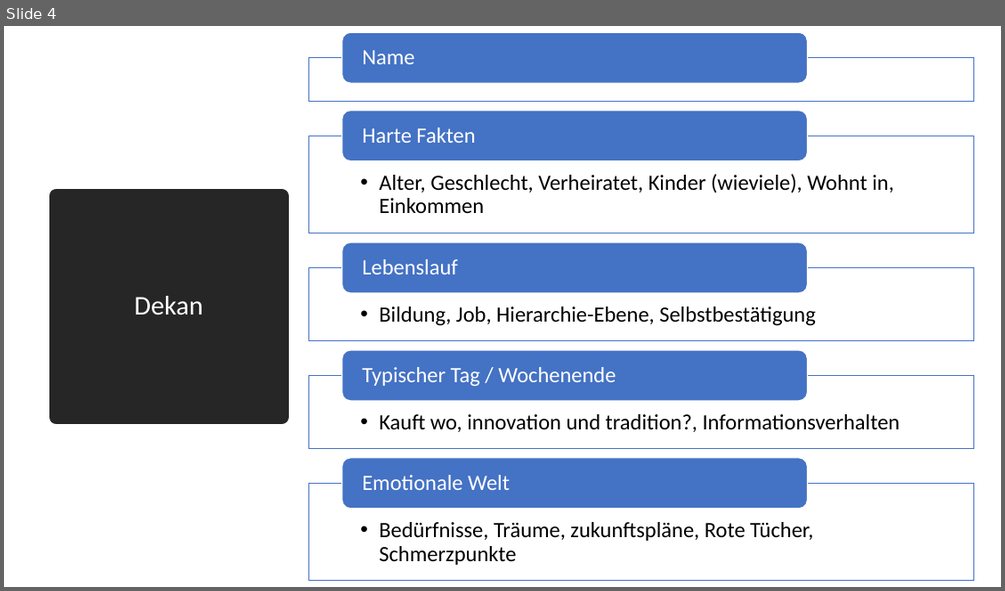
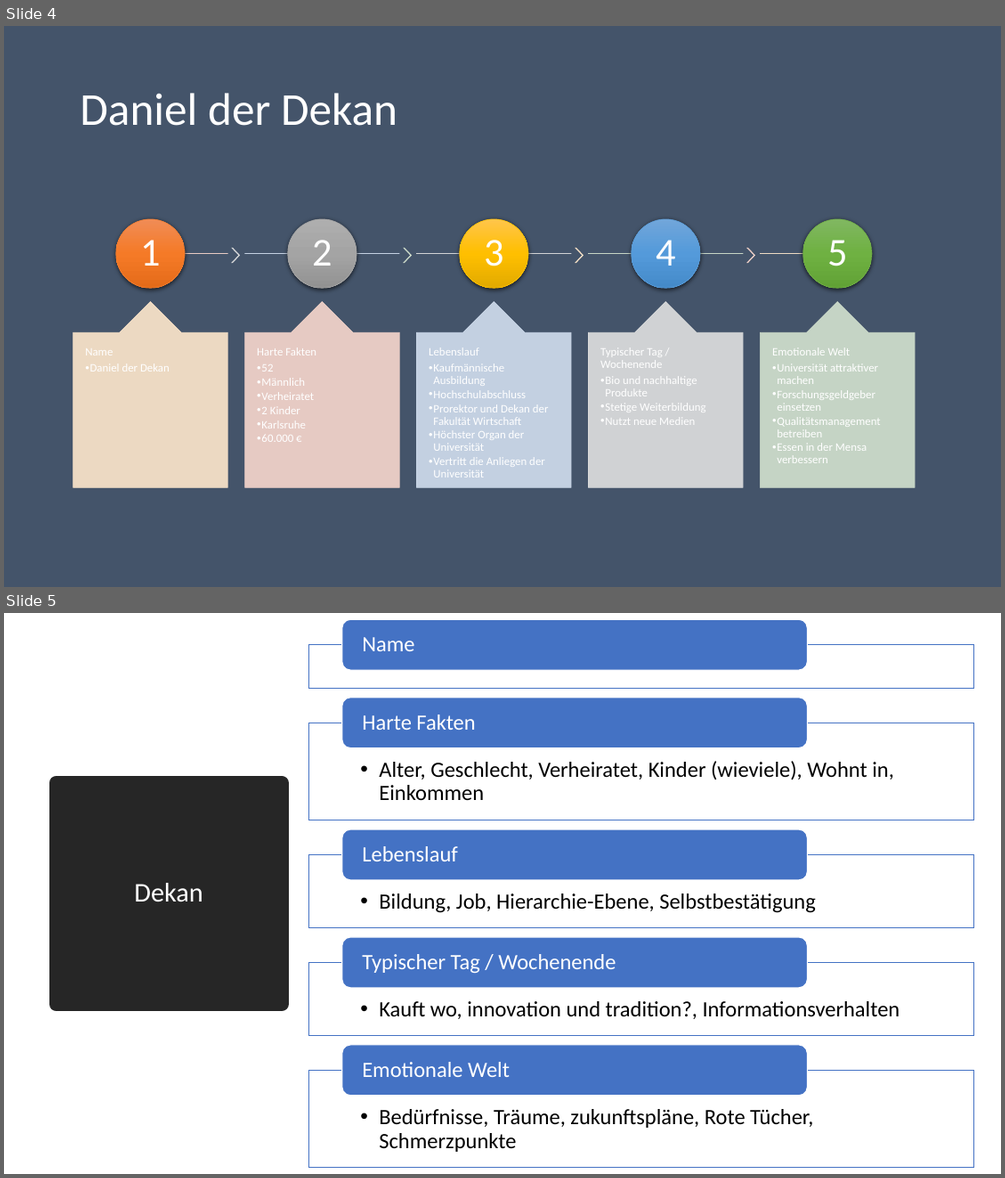
Before and after one commit to KanBen86/personalisierte-Studiengangsgestaltung, a slide deck: Unterrichtseinheit/Stakeholder.pptx. Shown one above the other, each under a label of ours: slide 4 before the commit, slides 4 and 5 after it. The pictures are 1005x591 and 1005x1178 pixels, drawn with LibreOffice and Linux fonts; fonts in the diff are those of the drawing; background and template pictures are left out. Boxes give left, top, right and bottom in pixels: in the first picture for what was removed or moved away, otherwise in the second. Text is boxed around its words. In the diff, an @@ line names an element or a change of style, - is before the commit and + after.

Commit message:
Erweiterung Stakeholder: Daniel der Dekan

```diff
--- a/Unterrichtseinheit/Stakeholder.pptx
+++ b/Unterrichtseinheit/Stakeholder.pptx
@@ slide 4 added at bbox=[4, 26, 1001, 587], background picture (left out) @@
@@ title added at bbox=[73, 56, 933, 164], 44 pt, text #FFFFFF @@
+Daniel der Dekan
@@ group added at bbox=[73, 219, 914, 487]: 10 texts, 5 rectangles, 5 ellipses, 5 up arrow callouts, 4 chevrons @@
+1
+Name
+  • Daniel der Dekan
+2
+Harte Fakten
+  • 52
+  • Männlich
+  • Verheiratet
+  • 2 Kinder
+  • Karlsruhe
+  • 60.000 €
+3
+Lebenslauf
+  • Kaufmännische Ausbildung
+  • Hochschulabschluss
+  • Prorektor und Dekan der Fakultät Wirtschaft
+  • Höchster Organ der Universität
+  • Vertritt die Anliegen der Universität
+4
+Typischer Tag / Wochenende
+  • Bio und nachhaltige Produkte
+  • Stetige Weiterbildung
+  • Nutzt neue Medien
+5
+Emotionale Welt
+  • Universität attraktiver machen
+  • Forschungsgeldgeber einsetzen
+  • Qualitätsmanagement betreiben
+  • Essen in der Mensa verbessern
@@ what was slide 4 is now slide 5 @@
```
